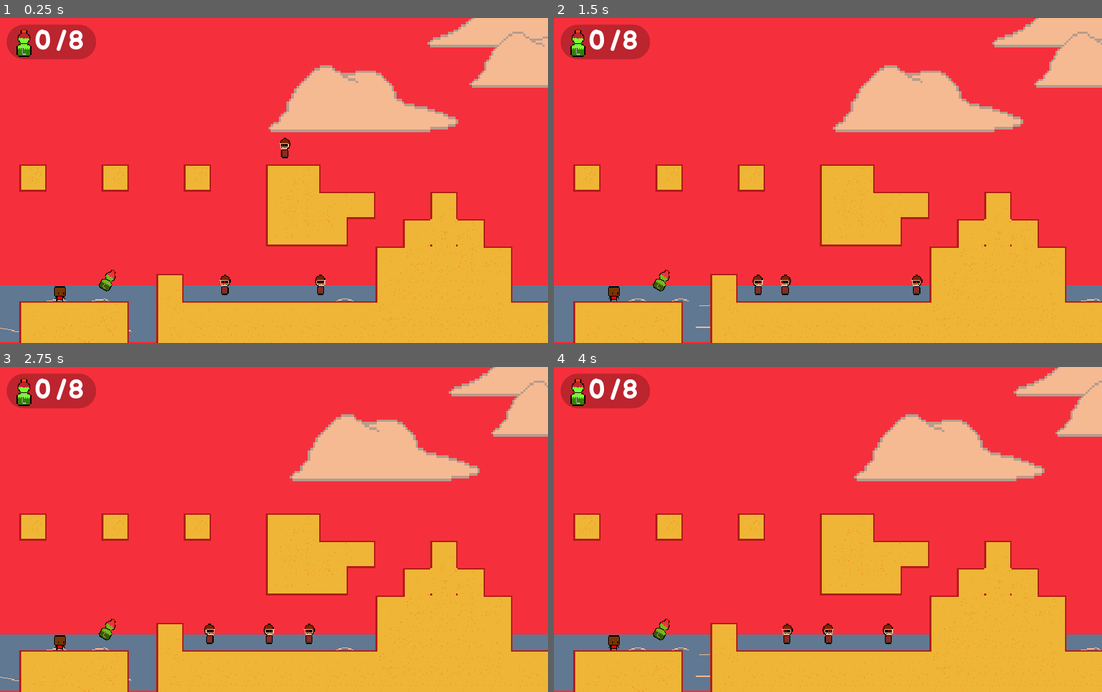
Above: before the commit, frames 1-4 (two rows, left to right).
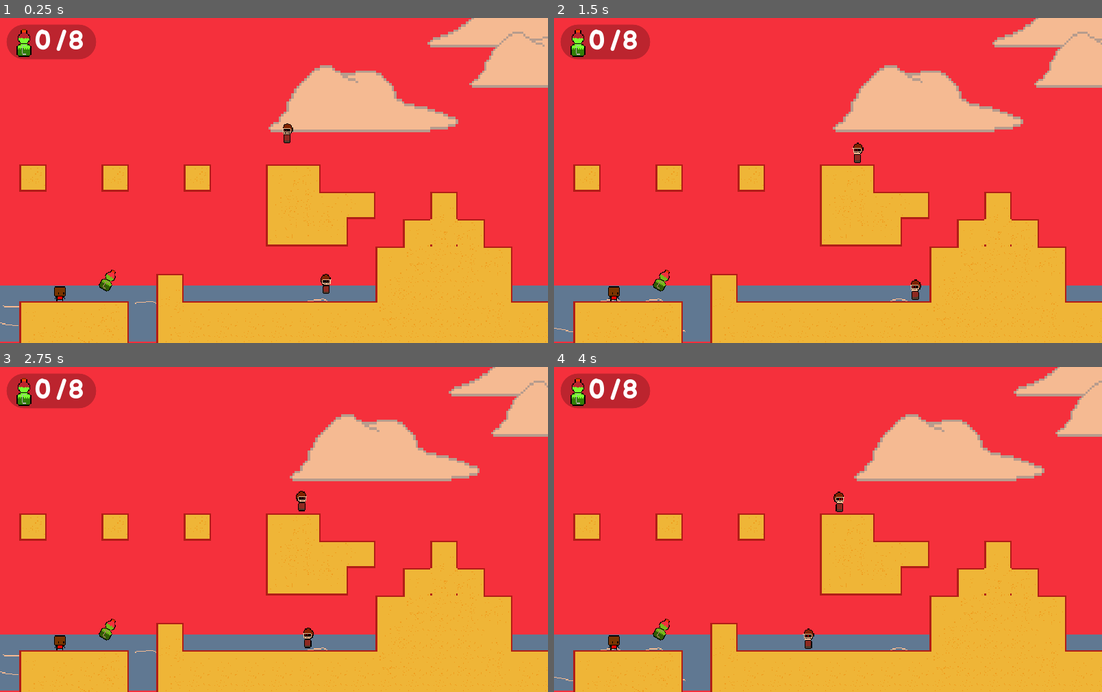
Above: after the commit, the same moments.

Repository: AdamSmif/Sportsball-Adventures
Game: Godot game, scene res://Levels/World.tscn
The game is run twice, just before and just after one commit, with the same random seed, the same clock (stepped at 60 frames per second) and the same inputs. This scene is started directly instead of the project's main scene.
Inputs:
- Up to frame 1 (0.25 s): no input
- Up to frame 2 (1.5 s): hold Up (ui_up) from 0.53 s (still down); tap Space (jump) at 0.77 s
- Up to frame 3 (2.75 s): tap Space (jump) at 1.52 s; release Up (ui_up) at 2.03 s
- Up to frame 4 (4 s): hold Up (ui_up) from 2.78 s (still down); tap Space (jump) at 3.02, 3.77 s

The runs differ from the first frame. In frame 1, 0.5% of the frame differs, in the area x 0-65%, y 32-97%; in frame 2, 0.5%; in frame 3, 0.5%; in frame 4, 0.5%, in the area x 0-100%, y 38-97%.

Commit message:
fixed gronkbot bug

Diff:
--- a/Enemies+Allies/Gronkobot/Gronkobot.gd
+++ b/Enemies+Allies/Gronkobot/Gronkobot.gd
@@ -1,33 +1,28 @@
 extends KinematicBody2D
 
-# Player Number
-# export var id = 2
-
-# Movement
 var velocity = Vector2()
+#-1 move left +1 move right
 export var direction = -1
+# true does not fall on cliff, false falls off cliff
 export var detects_cliffs = true
 
-# allows rigid bodies to stay rigid
-export (int, 0, 200) var push = 5
-
 func _ready():
+	#if moving right move sprite to the right
 	if direction == 1:
 		$Sprite.flip_h = true
-#	$floor_checker.position.x = $CollisionShape2D.shape.get_extents().x * direction
-#	$floor_checker.enabled = detects_cliffs
+	$floor_checker.position.x = $CollisionShape2D.shape.get_extents().x * direction
+	$floor_checker.enabled = detects_cliffs
 
-func _physics_process(_delta):
+func _physics_process(delta):
 
-# put in betwee and and is on floor once we know the bug solution
-#or not $floor_checker.is_colliding() and detects_cliffs
-	if is_on_wall() and is_on_floor():
+	# moves if bumps into wall
+	if is_on_wall() or not $floor_checker.is_colliding() and detects_cliffs and is_on_floor():
 		direction = direction * -1
 		$Sprite.flip_h = not $Sprite.flip_h
-#		$floor_checker.position.x = $CollisionShape2D.shape.get_extents().x * direction
+		$floor_checker.position.x = $CollisionShape2D.shape.get_extents().x * direction
 
-	velocity.y += 20
+	#gravity
+	velocity.y += 5
 
-	velocity.x = -50 * direction
-
+	velocity.x = 50 * direction
 	velocity = move_and_slide(velocity, Vector2.UP)
--- a/Enemies+Allies/Gronkobot/Gronkobot.tscn
+++ b/Enemies+Allies/Gronkobot/Gronkobot.tscn
@@ -1,22 +1,48 @@
-[gd_scene load_steps=4 format=2]
+[gd_scene load_steps=9 format=2]
 
-[ext_resource path="res://Enemies+Allies/Gronkobot/gronkobot.png" type="Texture" id=1]
+[ext_resource path="res://Enemies+Allies/Gronkobot/gronkobot1.png" type="Texture" id=1]
 [ext_resource path="res://Enemies+Allies/Gronkobot/Gronkobot.gd" type="Script" id=2]
+[ext_resource path="res://Enemies+Allies/Gronkobot/gronkobot3.png" type="Texture" id=3]
+[ext_resource path="res://Enemies+Allies/Gronkobot/gronkobot4.png" type="Texture" id=4]
+[ext_resource path="res://Enemies+Allies/Gronkobot/gronkobot5.png" type="Texture" id=5]
+[ext_resource path="res://Enemies+Allies/Gronkobot/gronkobot2.png" type="Texture" id=6]
+
+[sub_resource type="SpriteFrames" id=2]
+animations = [ {
+"frames": [ ExtResource( 1 ), ExtResource( 6 ), ExtResource( 3 ), ExtResource( 4 ) ],
+"loop": true,
+"name": "default",
+"speed": 5.0
+}, {
+"frames": [ ExtResource( 5 ) ],
+"loop": true,
+"name": "squish",
+"speed": 5.0
+} ]
 
 [sub_resource type="RectangleShape2D" id=1]
-extents = Vector2( 13.5988, 30.5616 )
+extents = Vector2( 11.8641, 21.8218 )
 
 [node name="Gronkobot" type="KinematicBody2D"]
+collision_layer = 16
+collision_mask = 35
 script = ExtResource( 2 )
 
-[node name="Sprite" type="Sprite" parent="."]
+[node name="Sprite" type="AnimatedSprite" parent="."]
+position = Vector2( 0.110184, 0 )
 scale = Vector2( 0.5, 0.5 )
-texture = ExtResource( 1 )
-
-[node name="CollisionShape2D" type="CollisionShape2D" parent="."]
-position = Vector2( 1.87607, 3.7871 )
-scale = Vector2( 0.5, 0.5 )
-shape = SubResource( 1 )
+frames = SubResource( 2 )
+playing = true
 __meta__ = {
 "_edit_lock_": true
 }
+
+[node name="CollisionShape2D" type="CollisionShape2D" parent="."]
+position = Vector2( 0.366034, 2.93893 )
+scale = Vector2( 0.5, 0.5 )
+shape = SubResource( 1 )
+
+[node name="floor_checker" type="RayCast2D" parent="."]
+enabled = true
+cast_to = Vector2( 0, 15 )
+collision_mask = 2
--- a/Levels/World.tscn
+++ b/Levels/World.tscn
@@ -122,47 +122,48 @@
 
 [node name="Ocean" parent="." instance=ExtResource( 25 )]
 position = Vector2( 303.263, 526.705 )
+frame = 2
 
 [node name="Ocean2" parent="." instance=ExtResource( 25 )]
 position = Vector2( 559.074, 526.523 )
-frame = 2
+frame = 1
 
 [node name="Ocean3" parent="." instance=ExtResource( 25 )]
 position = Vector2( 812.435, 526.523 )
-frame = 1
 
 [node name="Ocean7" parent="." instance=ExtResource( 25 )]
 position = Vector2( 1069.43, 526.523 )
+frame = 2
 
 [node name="Ocean10" parent="." instance=ExtResource( 25 )]
 position = Vector2( 1325.78, 525.804 )
-frame = 2
+frame = 1
 
 [node name="Ocean11" parent="." instance=ExtResource( 25 )]
 position = Vector2( 1582.94, 525.804 )
-frame = 2
+frame = 1
 
 [node name="Ocean12" parent="." instance=ExtResource( 25 )]
 position = Vector2( 1839.2, 526.398 )
-frame = 2
+frame = 1
 
 [node name="Ocean4" parent="." instance=ExtResource( 25 )]
 position = Vector2( 47.0103, 527.286 )
+frame = 2
 
 [node name="Ocean5" parent="." instance=ExtResource( 25 )]
 position = Vector2( -281.99, 527.286 )
+frame = 2
 
 [node name="Ocean6" parent="." instance=ExtResource( 25 )]
 position = Vector2( -537.99, 527.286 )
-frame = 2
+frame = 1
 
 [node name="Ocean8" parent="." instance=ExtResource( 25 )]
 position = Vector2( -792.99, 527.286 )
-frame = 1
 
 [node name="Ocean9" parent="." instance=ExtResource( 25 )]
 position = Vector2( -842.99, 527.286 )
-frame = 1
 
 [node name="Sky" type="Sprite" parent="."]
 show_behind_parent = true
@@ -226,6 +227,7 @@
 texture = ExtResource( 22 )
 
 [node name="BeachTile" parent="." instance=ExtResource( 7 )]
+collision_mask = 51
 tile_data = PoolIntArray( -2949036, 0, 3, -2883500, 0, 65539, -2817964, 0, 65539, -2687010, 0, 3, -2752428, 0, 65539, - …(20544 unchanged characters)…
 
 [node name="hoopstick" type="Sprite" parent="."]
@@ -246,9 +248,6 @@
 position = Vector2( 528, 416 )
 mass = 0.102041
 physics_material_override = SubResource( 1 )
-
-[node name="Gronkobot" parent="." instance=ExtResource( 14 )]
-position = Vector2( 2453.45, 315.017 )
 
 [node name="hoopnet" parent="." instance=ExtResource( 12 )]
 position = Vector2( 526.044, 508.747 )
@@ -372,6 +371,15 @@
 [node name="Basket" parent="." instance=ExtResource( 16 )]
 position = Vector2( 2558.53, 320.412 )
 
+[node name="Enemies" type="YSort" parent="."]
+
+[node name="Gronkobot2" parent="Enemies" instance=ExtResource( 14 )]
+position = Vector2( -474.569, 338.102 )
+
+[node name="Gronkobot3" parent="Enemies" instance=ExtResource( 14 )]
+position = Vector2( -454.569, 514.392 )
+direction = 1
+
 [node name="GolfballPlayer" parent="." instance=ExtResource( 21 )]
 position = Vector2( 2334.95, 302.91 )
 id = 3
@@ -379,18 +387,6 @@
 [node name="BaseballBat" parent="." instance=ExtResource( 20 )]
 position = Vector2( 2502.6, 301.608 )
 id = 2
-
-[node name="Gronkobot2" parent="." instance=ExtResource( 14 )]
-position = Vector2( -462.887, 521.963 )
-
-[node name="Gronkobot3" parent="." instance=ExtResource( 14 )]
-position = Vector2( -545.146, 509.231 )
-direction = 1
-
-[node name="Gronkobot4" parent="." instance=ExtResource( 14 )]
-position = Vector2( -475.321, 364.21 )
-direction = 1
-detects_cliffs = false
 
 [node name="FallZone" parent="." instance=ExtResource( 24 )]
 position = Vector2( 877.872, 1287.95 )
--- a/UI/TitleScreen.tscn
+++ b/UI/TitleScreen.tscn
@@ -28,12 +28,15 @@
 
 [node name="NightSkyAnimated" parent="." instance=ExtResource( 6 )]
 position = Vector2( 320, 192 )
+frame = 1
 
 [node name="NightSkyAnimated3" parent="." instance=ExtResource( 6 )]
 position = Vector2( 960, 192 )
+frame = 1
 
 [node name="NightSkyAnimated2" parent="." instance=ExtResource( 6 )]
 position = Vector2( -320, 192 )
+frame = 1
 
 [node name="ColorRect2" type="ColorRect" parent="."]
 margin_left = 256.0
Binary file added: Enemies+Allies/Gronkobot/gronkobot1.png
Not shown, added: Enemies+Allies/Gronkobot/gronkobot1.png.import
Binary file added: Enemies+Allies/Gronkobot/gronkobot2.png
Not shown, added: Enemies+Allies/Gronkobot/gronkobot2.png.import
Binary file added: Enemies+Allies/Gronkobot/gronkobot3.png
Not shown, added: Enemies+Allies/Gronkobot/gronkobot3.png.import
Binary file added: Enemies+Allies/Gronkobot/gronkobot4.png
Not shown, added: Enemies+Allies/Gronkobot/gronkobot4.png.import
Binary file added: Enemies+Allies/Gronkobot/gronkobot5.png
Not shown, added: Enemies+Allies/Gronkobot/gronkobot5.png.import
